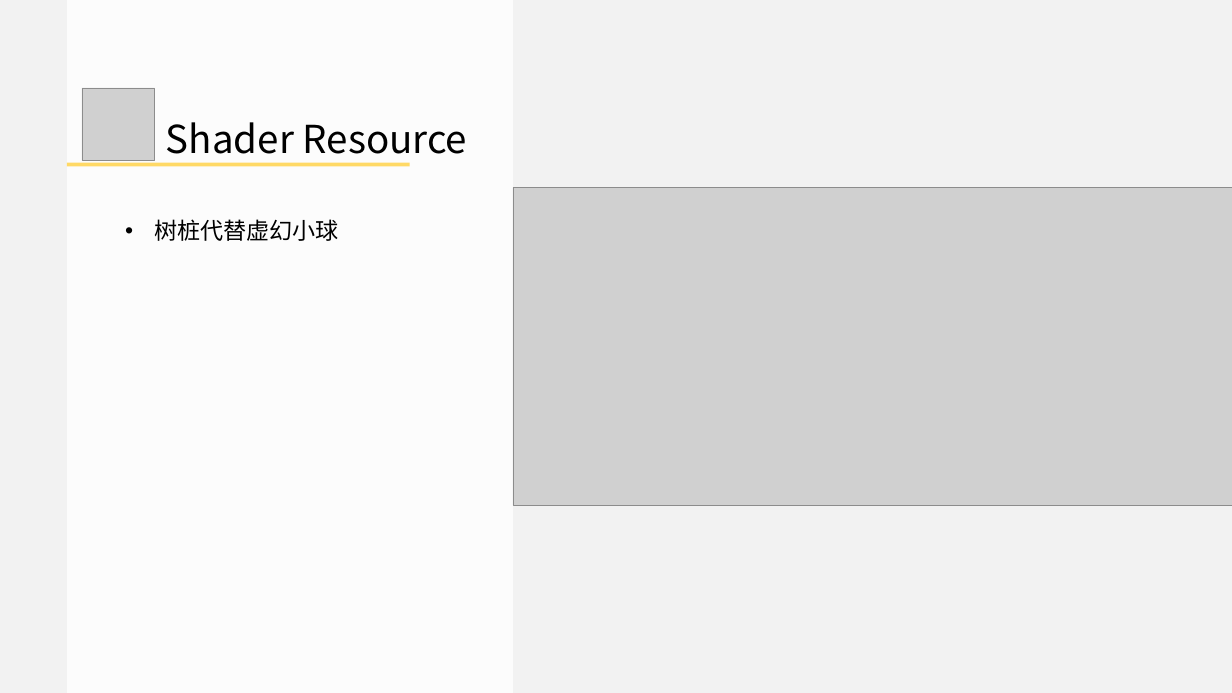
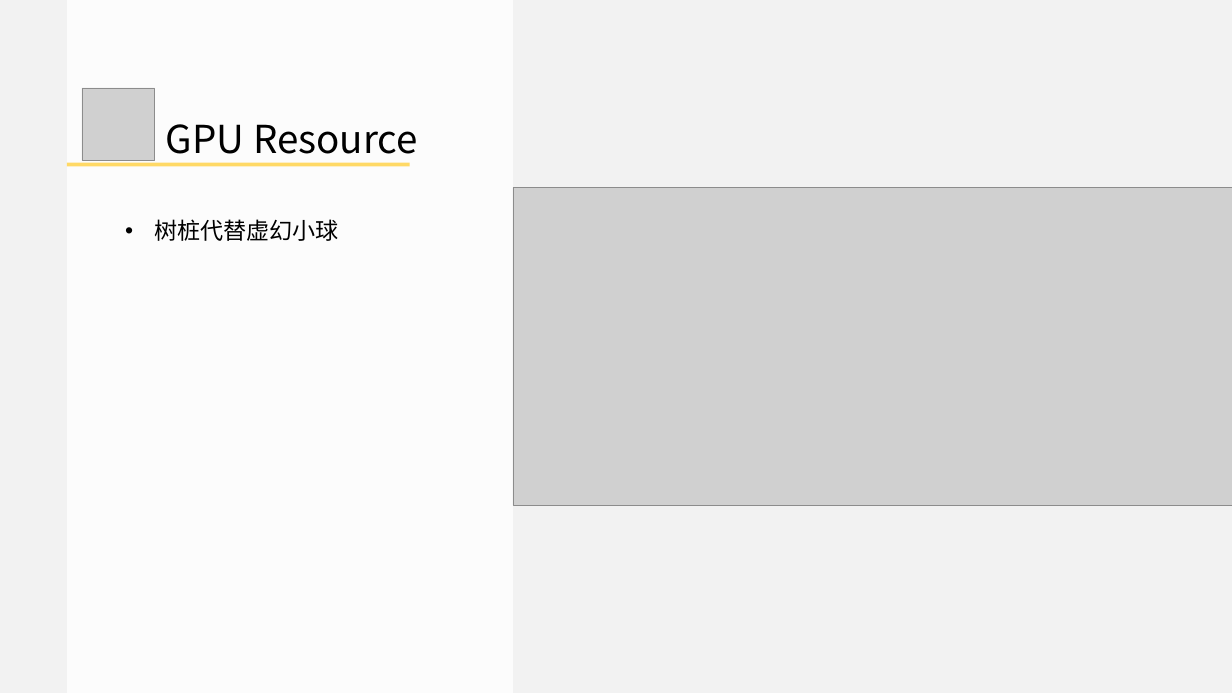
Before and after one commit to doomlover/KSGameEngineTutorials, a slide deck: slide 7 of PPTs/05.深入DX12绘制二.pptx. Drawn at 1232x693 pixels with LibreOffice and Linux fonts; fonts in the diff are those of the drawing; grey boxes stand for pictures. Boxes give left, top, right and bottom in pixels: in the first picture for what was removed or moved away, otherwise in the second. Text is boxed around its words. In the diff, an @@ line names an element or a change of style, - is before the commit and + after.

```diff
--- a/PPTs/05.深入DX12绘制二.pptx
+++ b/PPTs/05.深入DX12绘制二.pptx
@@ text at (x1=166, y1=124, x2=418, y2=164): text changed @@
-  Shader Resource
+  GPU Resource
```
Also in this commit, not shown: 20 other slides changed, 5 slides added, 1 other file.
